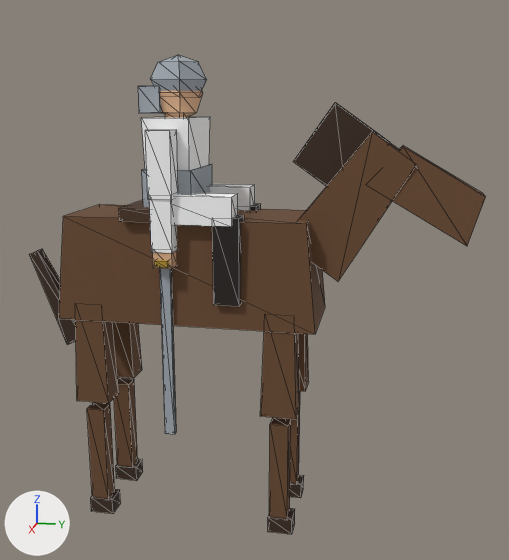
Renders of the glTF model game/assets/models/cavalry_em_cuirassier_lod1.glb from each side of a commit.
Before and after are seen from a 50 mm camera at (3.27, 0.97, 2.05) aimed at (-0.02, 0.32, 1.23). Lighting does not change. The marker at lower left points along +X, +Y and +Z. The picture after the commit comes second. Mesh edges are drawn as thin lines. Vertices at exactly the same position are counted once.

The older version as bpy lines, for what is in view:
```python
me_em_cuirassier_lod1_001 = bpy.data.meshes.new('em_cuirassier_lod1.001')
me_em_cuirassier_lod1_001.from_pydata(...)  # 306 vertices, 468 faces; spans x -0.29..0.3, y -0.85..1.36, z 0.01..2.28
me_em_cuirassier_lod1_001.materials.append(mat_vertexcolour)
# before: 257 (0.25, -0.08, 0.5) at pixel (165, 433), 272 (0.23, -0.03, 0.5) at pixel (176, 432), 277 (0.23, -0.08, 0.5), 296 (0.25, -0.03, 0.5) at pixel (174, 434)
ob_em_cuirassier_lod1_static = bpy.data.objects.new('em_cuirassier_lod1_static', me_em_cuirassier_lod1_001)
ob_em_cuirassier_lod1_static.location = (0.0, 0.0, 0.0)
```
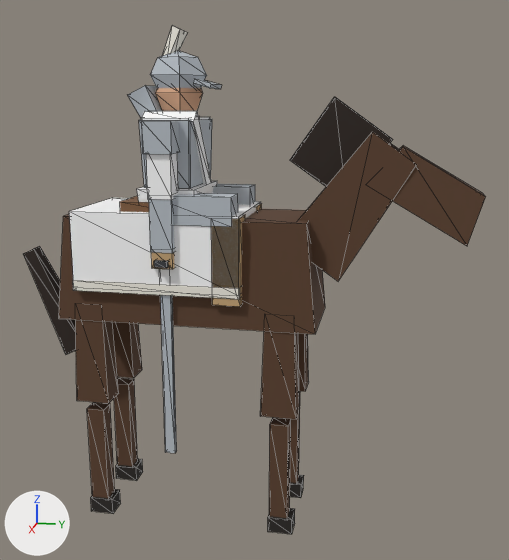
Changed parts and their boxes [x1, y1, x2, y2] in the pictures (509 x 560 px; the box of a moved part takes in the faces that stretch with it):
'em_cuirassier_lod1_static', reshaped (6% taller)
    before: [29, 55, 486, 534]
    after: [23, 26, 486, 534]
part 1 of me_em_cuirassier_lod1_001, moved or reshaped
    before: [293, 103, 389, 186]
    after: [290, 97, 393, 186]
part 2 of me_em_cuirassier_lod1_001, moved or reshaped
    before: [29, 249, 76, 345]
    after: [23, 247, 76, 354]
part 3 of me_em_cuirassier_lod1_001, added
    after: [69, 198, 261, 288]
part 4 of me_em_cuirassier_lod1_001, added
    after: [73, 280, 240, 299]
part 5 of me_em_cuirassier_lod1_001, added
    after: [120, 196, 149, 212]
part 6 of me_em_cuirassier_lod1_001, moved or reshaped (mostly hidden before)
    before: [250, 204, 261, 211]
    after: [211, 215, 245, 306]
part 7 of me_em_cuirassier_lod1_001, moved or reshaped (mostly hidden afterwards)
    before: [213, 215, 244, 306]
    after: [256, 204, 262, 211]
part 8 of me_em_cuirassier_lod1_001, moved or reshaped
    before: [142, 164, 212, 207]
    after: [139, 119, 212, 188]
part 9 of me_em_cuirassier_lod1_001, moved or reshaped
    before: [119, 200, 150, 222]
    after: [137, 181, 217, 202]
part 10 of me_em_cuirassier_lod1_001, added
    after: [142, 120, 180, 154]
part 11 of me_em_cuirassier_lod1_001, moved or reshaped
    before: [150, 55, 207, 91]
    after: [150, 51, 207, 88]
part 12 of me_em_cuirassier_lod1_001, moved or reshaped
    before: [138, 86, 162, 113]
    after: [193, 79, 222, 89]
part 13 of me_em_cuirassier_lod1_001, added
    after: [154, 260, 169, 268]
part 14 of me_em_cuirassier_lod1_001, deleted
    before: [155, 260, 169, 268]
part 15 of me_em_cuirassier_lod1_001, built on
    before: [145, 130, 178, 200]
    after: [128, 26, 212, 200]
part 16 of me_em_cuirassier_lod1_001, moved or reshaped
    before: [160, 268, 176, 434]
    after: [160, 295, 177, 453]
part 17 of me_em_cuirassier_lod1_001, recoloured
    both: [59, 91, 486, 534]

The change in detail:
me_em_cuirassier_lod1_001 is used by ob_em_cuirassier_lod1_static; location (0.0, 0.0, 0.0).
Verts and faces of me_em_cuirassier_lod1_001; kept vertices keep their numbers, new ones are numbered from 306.
me_em_cuirassier_lod1_001 had 306 vertices, 468 faces and spanned x -0.29..0.3, y -0.85..1.36, z 0.01..2.28.
me_em_cuirassier_lod1_001 now has 380 vertices, 580 faces and spans x -0.31..0.31, y -0.88..1.36, z 0.01..2.41.
me_em_cuirassier_lod1_001 part 1: the loose piece of 8 vertices spanning x -0.03..0.03, y 0.51..0.93, z 1.63..2.07 is scaled about its middle by (1.17, 1.07, 1.06), then moved by (0.0, 0.0, 0.01).
me_em_cuirassier_lod1_001 part 2: the loose piece of 8 vertices spanning x -0.05..0.05, y -0.85..-0.57, z 0.85..1.34 is scaled about its middle by (1.22, 1.13, 1.12), then moved by (0.0, -0.01, -0.02).
me_em_cuirassier_lod1_001 part 3: a new loose piece, a box spanning x -0.26..0.26, y -0.5..0.3, z 1.22..1.58, in mat_vertexcolour.
me_em_cuirassier_lod1_001 part 4: a new loose piece, a box spanning x -0.263..0.263, y -0.503..0.303, z 1.205..1.255, in mat_vertexcolour.
me_em_cuirassier_lod1_001 part 5: a new loose piece, a box spanning x -0.21..0.21, y -0.27..0.17, z 1.555..1.625, in mat_vertexcolour.
me_em_cuirassier_lod1_001 part 6: the loose piece of 8 vertices spanning x -0.25..-0.15, y 0.18..0.3, z 1.17..1.57 is moved by (0.4, 0.0, 0.0).
me_em_cuirassier_lod1_001 part 7: the loose piece of 8 vertices spanning x 0.15..0.25, y 0.18..0.3, z 1.17..1.57 is moved by (-0.4, 0.0, 0.0).
me_em_cuirassier_lod1_001 part 8: the loose piece of 8 vertices spanning x -0.19..0.19, y -0.17..0.06, z 1.57..1.77 is scaled about its middle by (0.985, 0.995, 1.5), then moved by (0.0, 0.0, 0.17).
me_em_cuirassier_lod1_001 part 9: the loose piece of 8 vertices spanning x -0.25..0.25, y -0.26..0.16, z 1.54..1.6 is scaled about its middle by (0.82, 0.635, 1.5), then moved by (0.0, 0.0, 0.07).
me_em_cuirassier_lod1_001 part 10: a new loose piece, a box spanning x 0.17..0.31, y -0.11..0.01, z 1.85..1.99, in mat_vertexcolour.
me_em_cuirassier_lod1_001 part 11: the loose piece of 17 vertices spanning x -0.12..0.12, y -0.15..0.1, z 2.06..2.28 is moved by (0.0, 0.0, 0.02).
me_em_cuirassier_lod1_001 part 12: the loose piece of 8 vertices spanning x -0.08..0.08, y -0.21..-0.11, z 2.02..2.14 is scaled about its middle by (1.25, 0.773, 0.161), then moved by (0.0, 0.26, 0.07).
me_em_cuirassier_lod1_001 part 13: a new loose piece, a box spanning x 0.17..0.31, y -0.08..-0.02, z 1.345..1.375, in mat_vertexcolour.
me_em_cuirassier_lod1_001 part 14: the loose piece of 8 vertices spanning x 0.18..0.3, y -0.08..-0.02, z 1.35..1.38 is deleted.
Part 15, on me_em_cuirassier_lod1_001:
8 vertices in x -0.29..0.29, y -0.11..0.0, z 1.95 move by (0.0, 0.0, -0.08).
26 vertices are added at x -0.16..0.16, y -0.25..0.08, z 1.61..2.41.
40 new faces join them.
Part 16, on me_em_cuirassier_lod1_001:
Vertices 257, 272, 277, 296 move by (0.0, 0.0, -0.09).
me_em_cuirassier_lod1_001 part 17: 306 kept faces spanning x -0.29..0.29, y -0.61..1.36, z 0.01..2.24 get new vertex colours.
Other edits to the shape of me_em_cuirassier_lod1_001 do not show in these pictures.
